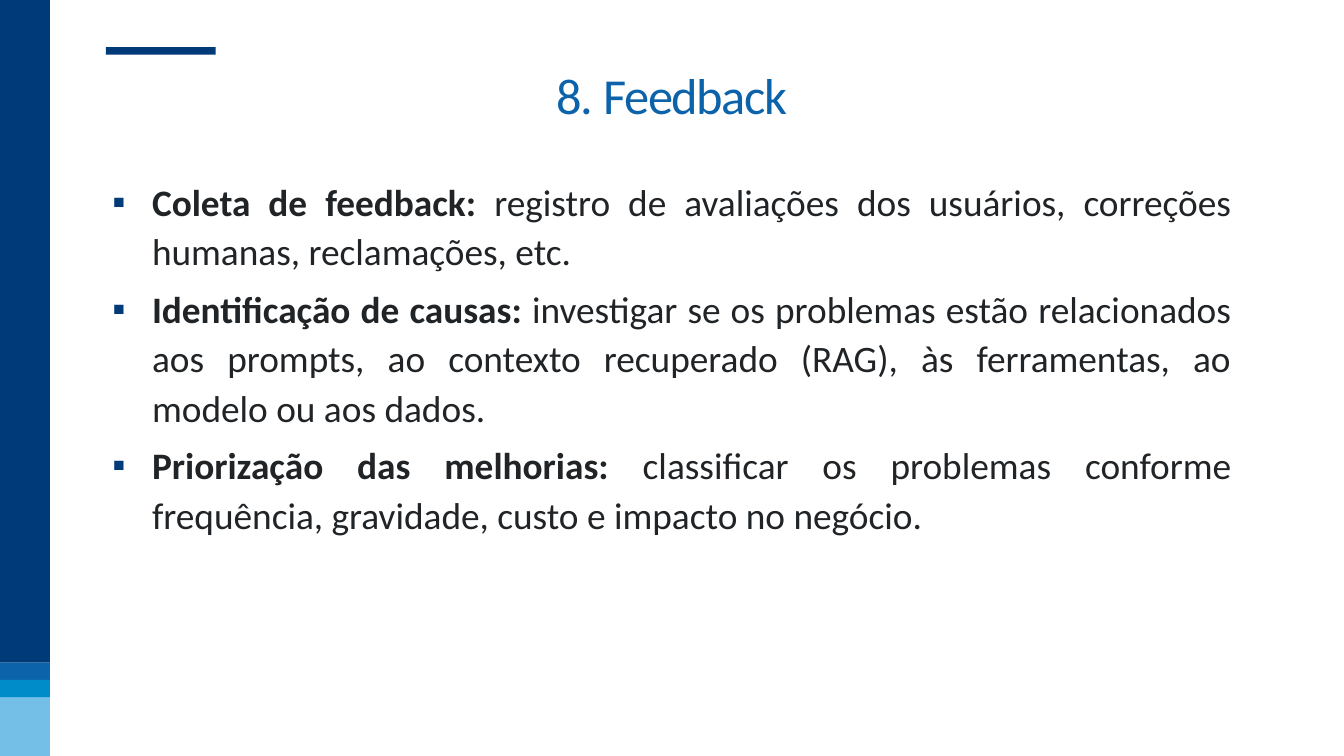
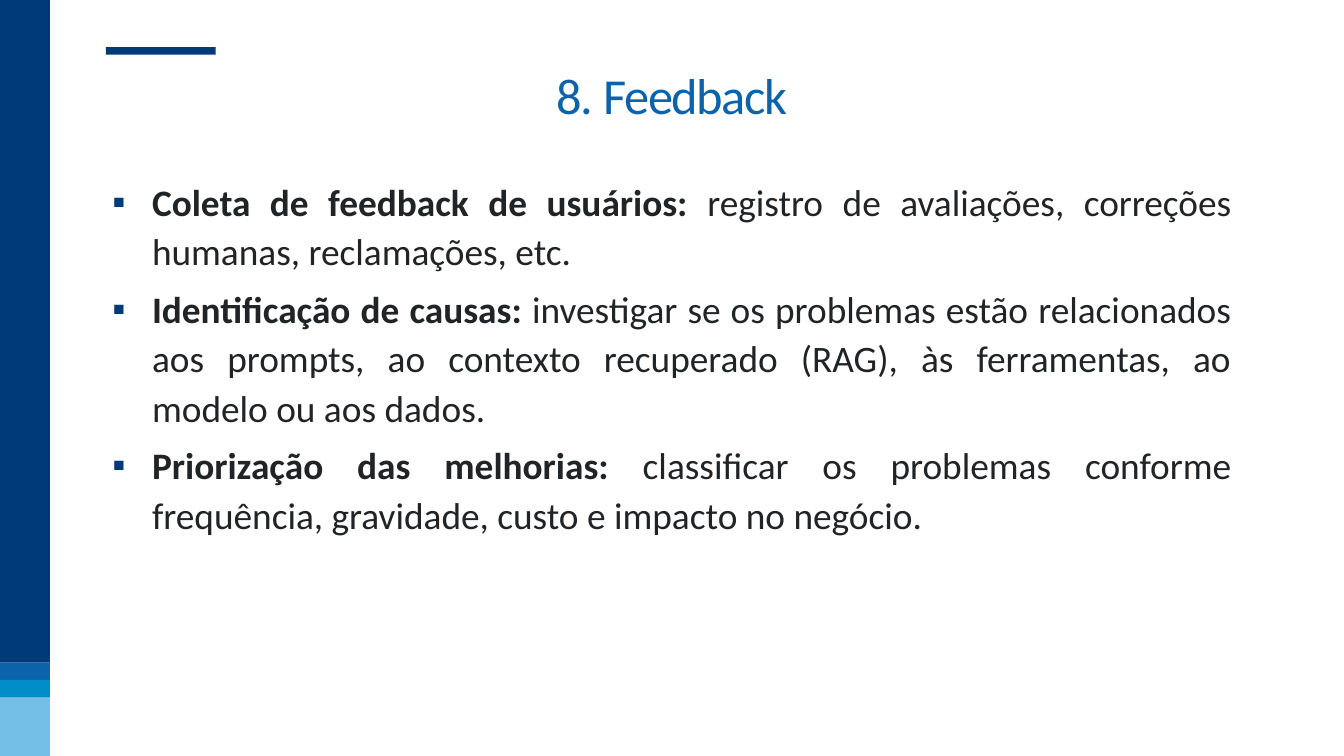
Before and after one commit to nogueira-cavalcante/FGV, a slide deck: slide 55 of MLOps - incorporando soluções aos processos de negócio/apresentações/02 - LLMOps.pptx (slide 48 before the commit). Drawn at 1344x756 pixels with LibreOffice and Linux fonts; fonts in the diff are those of the drawing; background and template pictures are left out. Boxes give left, top, right and bottom in pixels: in the first picture for what was removed or moved away, otherwise in the second. Text is boxed around its words. In the diff, an @@ line names an element or a change of style, - is before the commit and + after.

```diff
--- a/MLOps - incorporando soluções aos processos de negócio/apresentações/02 - LLMOps.pptx
+++ b/MLOps - incorporando soluções aos processos de negócio/apresentações/02 - LLMOps.pptx
@@ text at [152,189,1231,272]: text changed @@
-▪ Coleta de feedback: registro de avaliações dos usuários, correções humanas, reclamações, etc.
+▪ Coleta de feedback de usuários: registro de avaliações, correções humanas, reclamações, etc.
```
Also in this commit, not shown: 9 other slides changed, 8 slides added, 1 slide removed, 2 other files.
